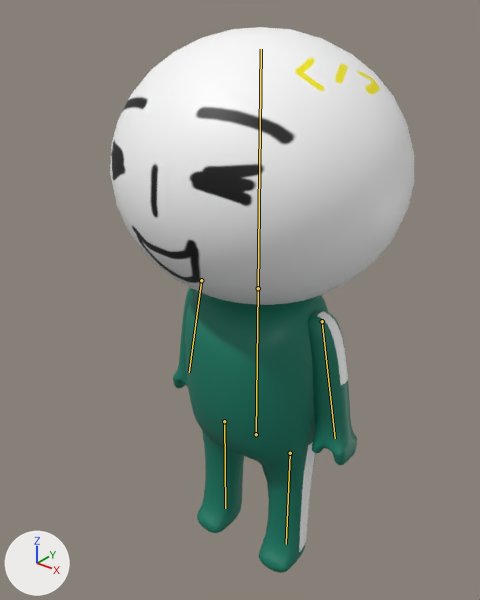
A saved change to the Blender file 10/Blender/CharaterBody.blend.
Camera for both pictures: a camera (50 mm lens) standing at (0.748, -0.996, 0.759) and looking at (-0.061, 0.016, 0.132). Lighting does not change. The marker at lower left points along +X, +Y and +Z. The bones that bend it are drawn over the model as lines.
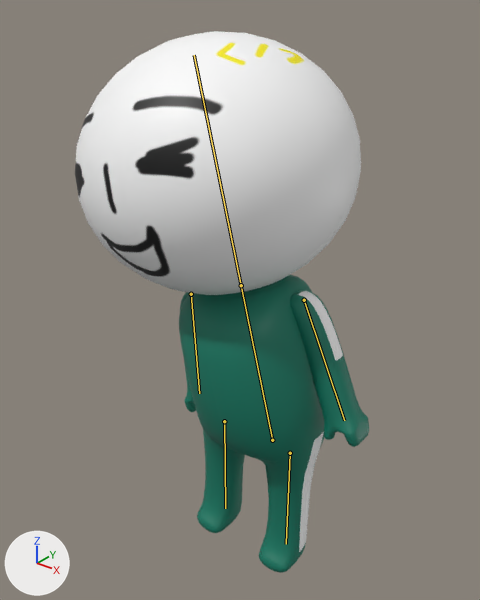
The newer file adds an action. The first version stands in its rest pose; the second is drawn at frame 2 of the action 'default'.

Pixel boxes [x1, y1, x2, y2] of what changed, in the pictures (480 x 600 px):
'Cube', posed
    before: [110, 27, 414, 573]
    after: [75, 31, 369, 573]
bone 'Bone', root to tip
    before: (256, 434) to (258, 288)
    after: (272, 440) to (241, 285)

Diff of the bpy script that builds the scene:
```diff
--- a/10/Blender/CharaterBody.blend.py
+++ b/10/Blender/CharaterBody.blend.py
@@ bone_bone @@
 bone_bone = bpy.data.objects['Armature'].pose.bones['Bone']
-bone_bone.location = (0.0, 0.0, 0.0)
-bone_bone.rotation_quaternion = (1.0, 0.0, 0.0, 0.0)  # degrees (0, 0, 0)
+bone_bone.location = (0.046, 0.006, 0.0)
+bone_bone.rotation_quaternion = (0.992, 0.0, 0.0, 0.124)  # degrees (0, 0, 14)
```
